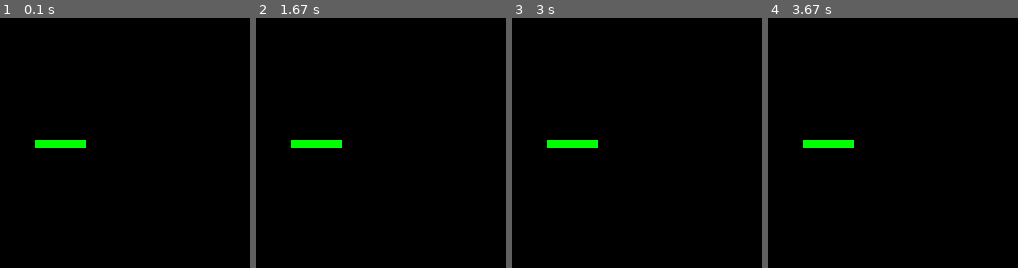
Above: before the commit, frames 1-4 (left to right).
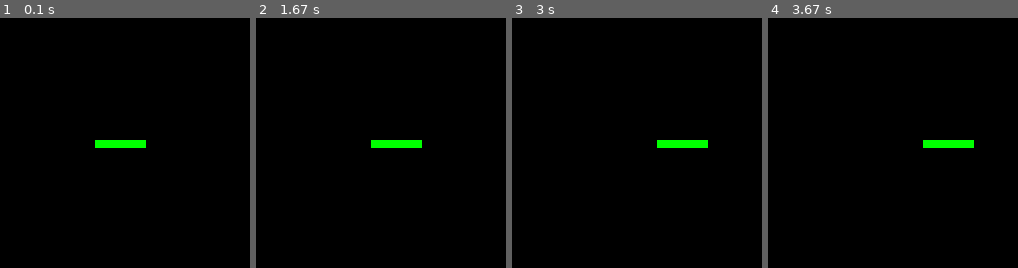
Above: after the commit, the same moments.

Repository: hephzibahponcellat/pygames
Game: pygame game, started from snake/main.py
Two runs of this game, one before a commit and one after it. Both use one fixed random seed, a clock stepped at 60 frames per second and the inputs below.
Inputs:
- Up to frame 1 (0.1 s): no input
- Up to frame 2 (1.67 s): hold Right 0.33-0.8 s
- Up to frame 3 (3 s): no input
- Up to frame 4 (3.67 s): no input
The pictures show only the part of the screen within x 33-83%, y 25-75%; the shares and areas given below are measured in that part.

The runs differ from the first frame. In frame 1, 1.3% of the frame differs, in the area x 14-59%, y 48-52%; in frame 2, 1.3%; in frame 3, 1.3%; in frame 4, 1.3%.

Commit message:
Update snake_mod.py

Diff:
--- a/snake/snake_mod.py
+++ b/snake/snake_mod.py
@@ -3,18 +3,22 @@
 
 
 screen_size = 500, 500
-snake_inc_level = 0.1
 
-initial_snake_len = 50
-snake_fat = 8
-
-# colors
 colors = {
     "BLACK": (0, 0, 0),
     "WHITE": (255, 255, 255),
     "RED": (255, 0, 0),
-    "GREEN": (0, 255, 0)
+    "GREEN": (0, 255, 0),
+    "BLUE": (0, 0, 255)
 }
+
+# variables that would change over the game
+snake_inc_level = 2
+initial_snake_len = 50
+
+# DONT ALTER below variables
+snake_body_scales = 10
+snake_fat = 8
 
 
 def screen_init():
@@ -29,31 +33,47 @@
 
 
 def snake_initial_position(screen):
-    global screen_size, colors, initial_snake_len, snake_fat
+    global screen_size, colors, initial_snake_len, snake_fat, snake_body_scales
 
-    mid_x_screen_point = screen_size[0]/2
-    mid_y_screen_point = screen_size[1]/2
+    x1 = x2 = mid_x_screen_point = screen_size[0]/2
+    y1 = y2 = mid_y_screen_point = screen_size[1]/2
 
-    x1y1 = [mid_x_screen_point, mid_y_screen_point]
-    x2y2 = [mid_x_screen_point - initial_snake_len, mid_y_screen_point]
+    x2 += snake_body_scales
 
-    snake = pygame.draw.line(screen, colors["GREEN"], x1y1, x2y2, snake_fat)
+    for x in range(initial_snake_len // snake_body_scales):
+        x1 = x1 + snake_body_scales
+        x2 = x2 + snake_body_scales
+
+        pygame.draw.line(screen, colors["GREEN"], (x1, y1), (x2, y2), 8)
+
     pygame.display.flip()
+
+    x1y1 = [mid_x_screen_point, y1]
+    x2y2 = [mid_x_screen_point + initial_snake_len, y2]
 
     return x1y1, x2y2, initial_snake_len
 
 
 def move_snake(snake_speed, key_pressed, x1y1, x2y2, screen, snake_len):
 
-    global screen_size, colors, initial_snake_len, snake_fat
+    global screen_size, colors, initial_snake_len, snake_fat, snake_body_scales
 
     screen.fill(colors["BLACK"])
 
-    x1y1[0] = x1y1[0] + snake_speed
-    x2y2[0] = x2y2[0] + snake_speed
+    x1y1[0] = x1y1[0] + snake_body_scales
 
-    pygame.draw.line(screen, colors["GREEN"], x1y1, x2y2, snake_fat)
+    x1 = x1y1[0]
+    y1 = x1y1[1]
+
+    for x in range(snake_len // 10):
+        x1 = x1 + snake_body_scales
+        x2 = x1 + snake_body_scales
+
+        pygame.draw.line(screen, colors["GREEN"], (x1, y1), (x2, y1), 8)
+
     pygame.display.flip()
+
+    x2y2[0] = x2
 
     return x1y1, x2y2
 
@@ -89,9 +109,9 @@
 def did_hit_wall(x1y1, x2y2):
     global screen_size
 
-    if x1y1[0] > screen_size[0] or x2y2[0] > screen_size[0] \
-       or x1y1[1] > screen_size[1] or x2y2[1] > screen_size[1]:
+    if x1y1[0] >= screen_size[0] or x2y2[0] >= screen_size[0] \
+       or x1y1[1] >= screen_size[1] or x2y2[1] >= screen_size[1]:
         return True
 
-    if x1y1[0] < 0 or x2y2[0] < 0 or x1y1[1] < 0 or x2y2[1] < 0:
+    if x1y1[0] <= 0 or x2y2[0] <= 0 or x1y1[1] <= 0 or x2y2[1] <= 0:
         return True
